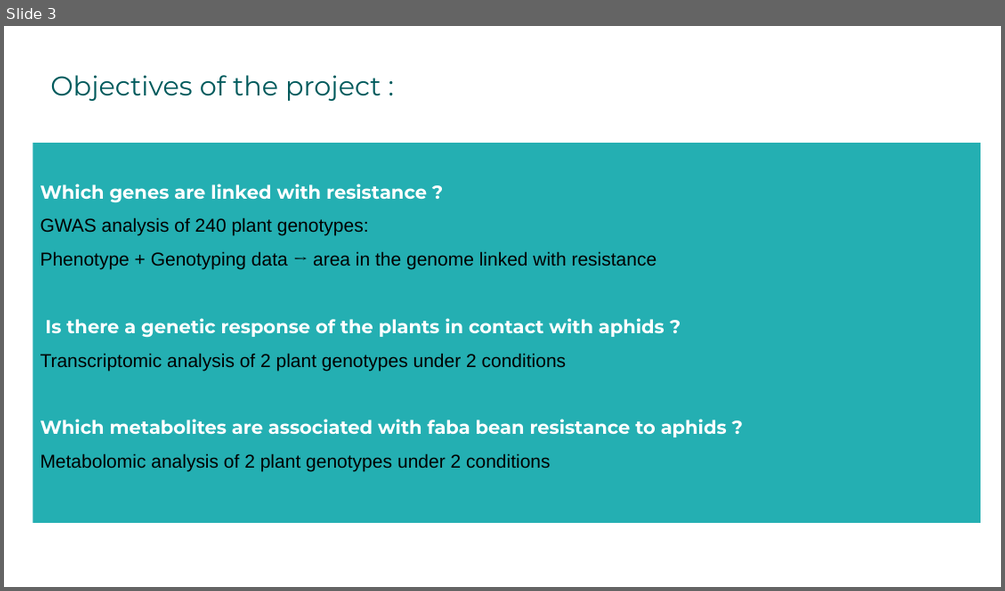
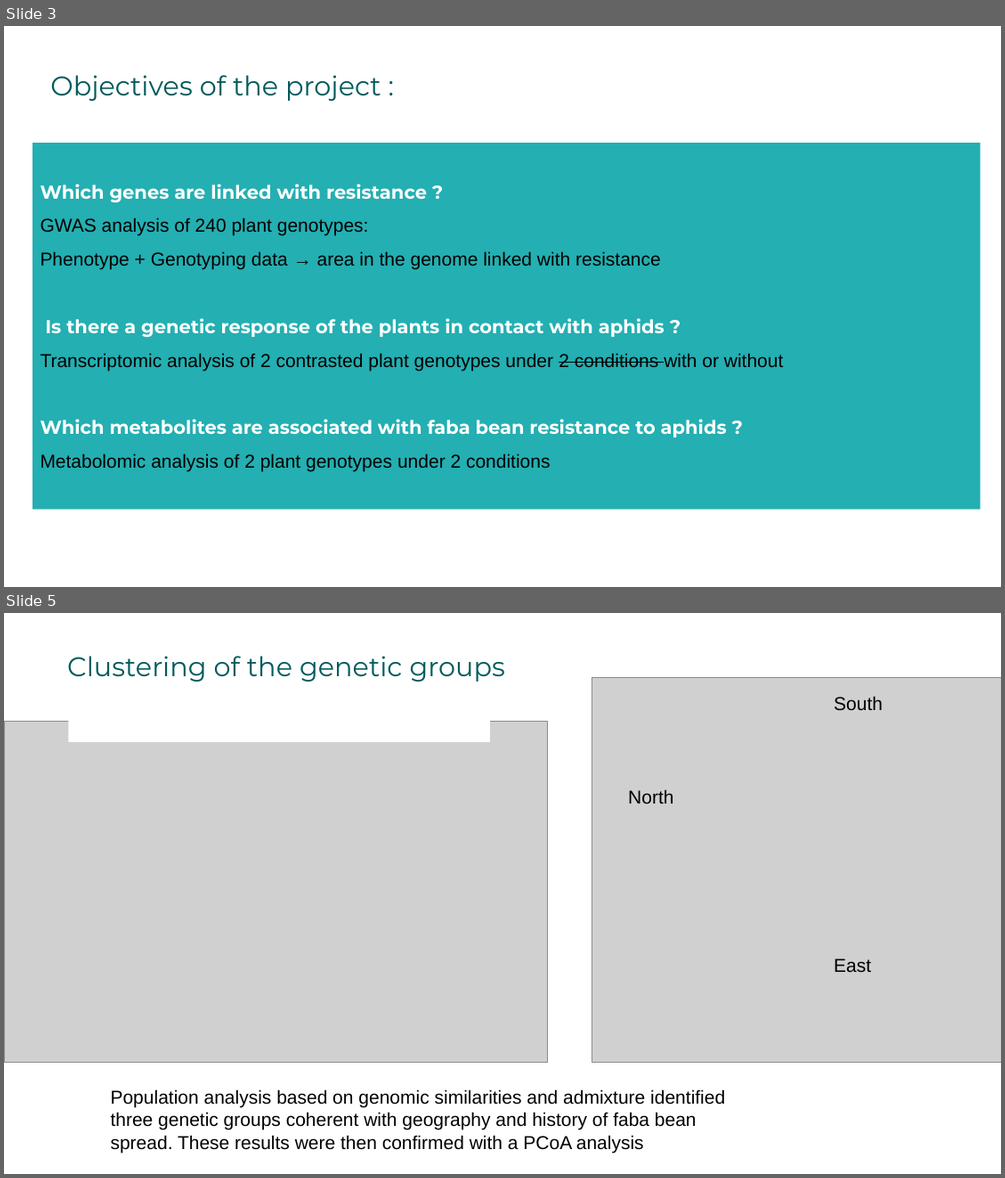
Before and after one commit to igepp-egi/faba_specifics, a slide deck: M01-metabolomic-analysis/untargeted_metabolomic/presentation metabo.pptx. Shown one above the other, each under a label of ours: slide 3 before the commit, slides 3 and 5 after it; the slides between them are not shown. The pictures are 1005x591 and 1005x1178 pixels, drawn with LibreOffice and Linux fonts; fonts in the diff are those of the drawing; grey boxes stand for pictures. Boxes give left, top, right and bottom in pixels: in the first picture for what was removed or moved away, otherwise in the second. Text is boxed around its words. In the diff, an @@ line names an element or a change of style, - is before the commit and + after.

```diff
--- a/M01-metabolomic-analysis/untargeted_metabolomic/presentation metabo.pptx
+++ b/M01-metabolomic-analysis/untargeted_metabolomic/presentation metabo.pptx
@@ slide 5 added at [4,613,1001,1174], background #FFFFFF @@
@@ text added at [67,656,505,682], 26 pt, text #005A5C @@
+Clustering of the genetic groups
@@ picture added at [591,678,1001,1062] @@
@@ rectangle added at [68,706,490,742], fill #FFFFFF @@
@@ text added at [833,696,882,710], 18 pt, text #000000 @@
+South
@@ picture added at [4,722,548,1062] @@
@@ text added at [628,789,673,803], 18 pt, text #000000 @@
+North
@@ text added at [833,958,871,972], 18 pt, text #000000 @@
+East
@@ text added at [111,1089,725,1152], 18 pt, text #000000 @@
+Population analysis based on genomic similarities and admixture identified
+three genetic groups coherent with geography and history of faba bean
+spread. These results were then confirmed with a PCoA analysis
@@ slide 3 changed as well @@
@@ rectangle "Which genes are linked with ...": place and size @@
-rectangle "Which genes are linked with ..." at [32,143,979,523]
+rectangle "Which genes are linked with ..." at [32,143,979,509]
@@ text in rectangle at [40,252,661,270]: font Cambria to Times New Roman in "→" @@
@@ text in rectangle at [40,354,783,370]: text changed @@
-Transcriptomic analysis of 2 plant genotypes under 2 conditions
+Transcriptomic analysis of 2 contrasted plant genotypes under 2 conditions with or without
```
Also in this commit, not shown: 30 other slides changed, 3 other slides added, 2 slides removed, 1 other file.
